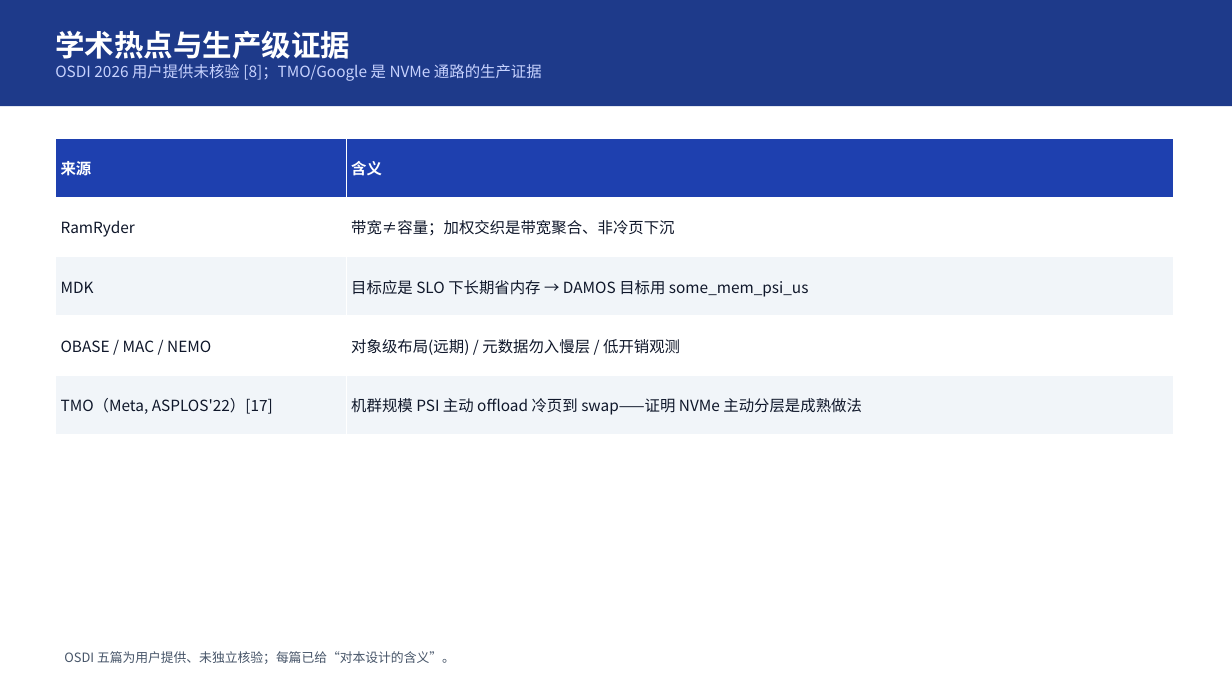
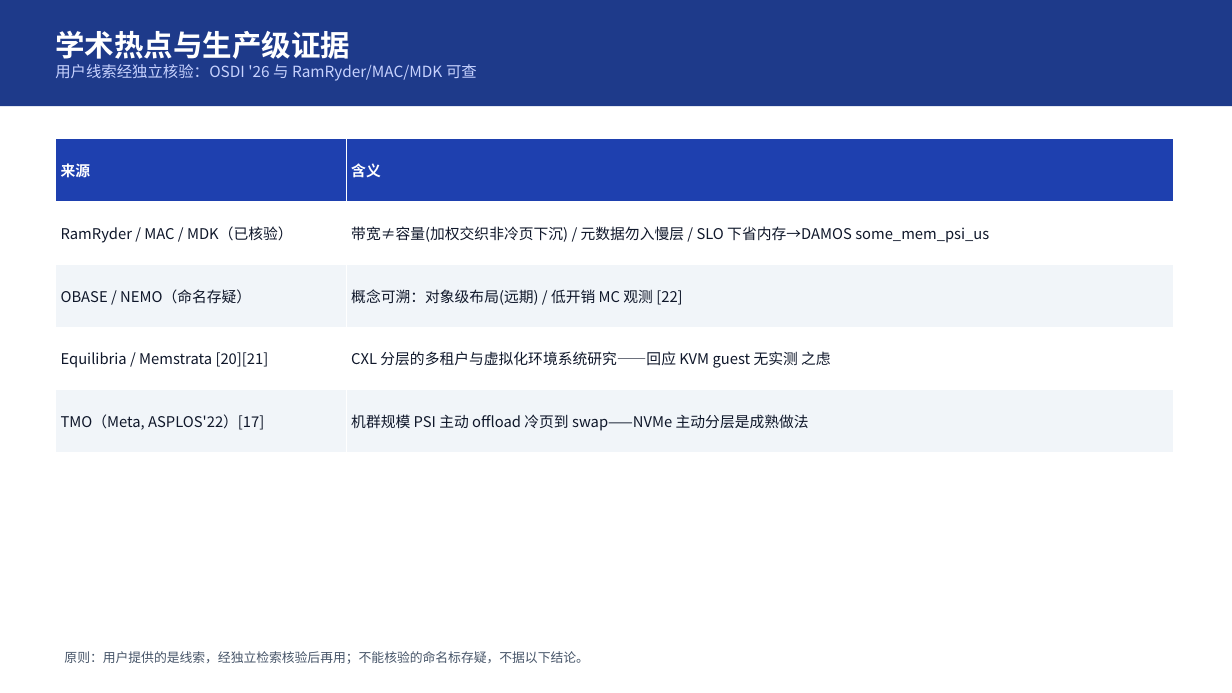
Before and after one commit to turtacn/storm, a slide deck: slide 6 of docs/harness-sop/examples/memory-tiring-p2v/mt-v1.pptx. Drawn at 1232x693 pixels with LibreOffice and Linux fonts; fonts in the diff are those of the drawing. Boxes give left, top, right and bottom in pixels: in the first picture for what was removed or moved away, otherwise in the second. Text is boxed around its words. In the diff, an @@ line names an element or a change of style, - is before the commit and + after.

```diff
--- a/docs/harness-sop/examples/memory-tiring-p2v/mt-v1.pptx
+++ b/docs/harness-sop/examples/memory-tiring-p2v/mt-v1.pptx
@@ text at bbox=[55, 64, 477, 81]: text changed @@
-OSDI 2026 用户提供未核验 [8]；TMO/Google 是 NVMe 通路的生产证据
+用户线索经独立核验：OSDI '26 与 RamRyder/MAC/MDK 可查
@@ table at bbox=[55, 139, 1174, 453] @@
-row 2, column 1: RamRyder
+row 2, column 1: RamRyder / MAC / MDK（已核验）
-row 2, column 2: 带宽≠容量；加权交织是带宽聚合、非冷页下沉
+row 2, column 2: 带宽≠容量(加权交织非冷页下沉) / 元数据勿入慢层 / SLO 下省内存→DAMOS some_mem_psi_us
-row 3, column 1: MDK
+row 3, column 1: OBASE / NEMO（命名存疑）
-row 3, column 2: 目标应是 SLO 下长期省内存 → DAMOS 目标用 some_mem_psi_us
+row 3, column 2: 概念可溯：对象级布局(远期) / 低开销 MC 观测 [22]
-row 4, column 1: OBASE / MAC / NEMO
+row 4, column 1: Equilibria / Memstrata [20][21]
-row 4, column 2: 对象级布局(远期) / 元数据勿入慢层 / 低开销观测
+row 4, column 2: CXL 分层的多租户与虚拟化环境系统研究——回应 KVM guest 无实测 之虑
-row 5, column 2: 机群规模 PSI 主动 offload 冷页到 swap——证明 NVMe 主动分层是成熟做法
+row 5, column 2: 机群规模 PSI 主动 offload 冷页到 swap——NVMe 主动分层是成熟做法
@@ size 12 to 11.5 pt in "来源", "含义", "TMO（Meta, ASPLOS'22）[17]" @@
@@ text at bbox=[64, 651, 588, 664]: text changed @@
-OSDI 五篇为用户提供、未独立核验；每篇已给“对本设计的含义”。
+原则：用户提供的是线索，经独立检索核验后再用；不能核验的命名标存疑，不据以下结论。
```
Also in this commit, not shown: 1 other slide changed.
